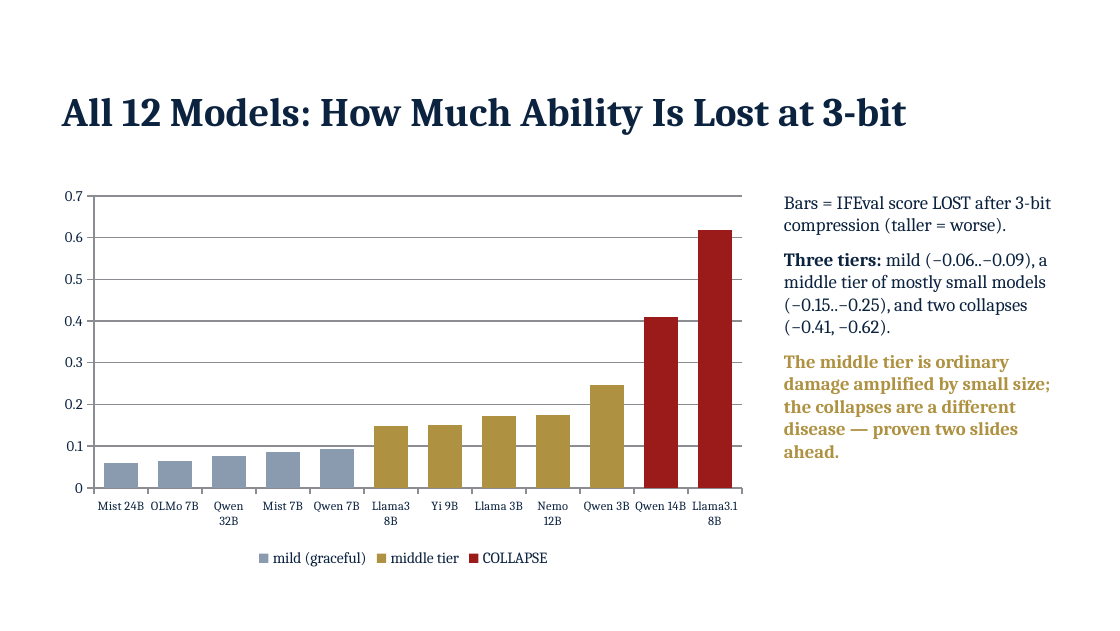
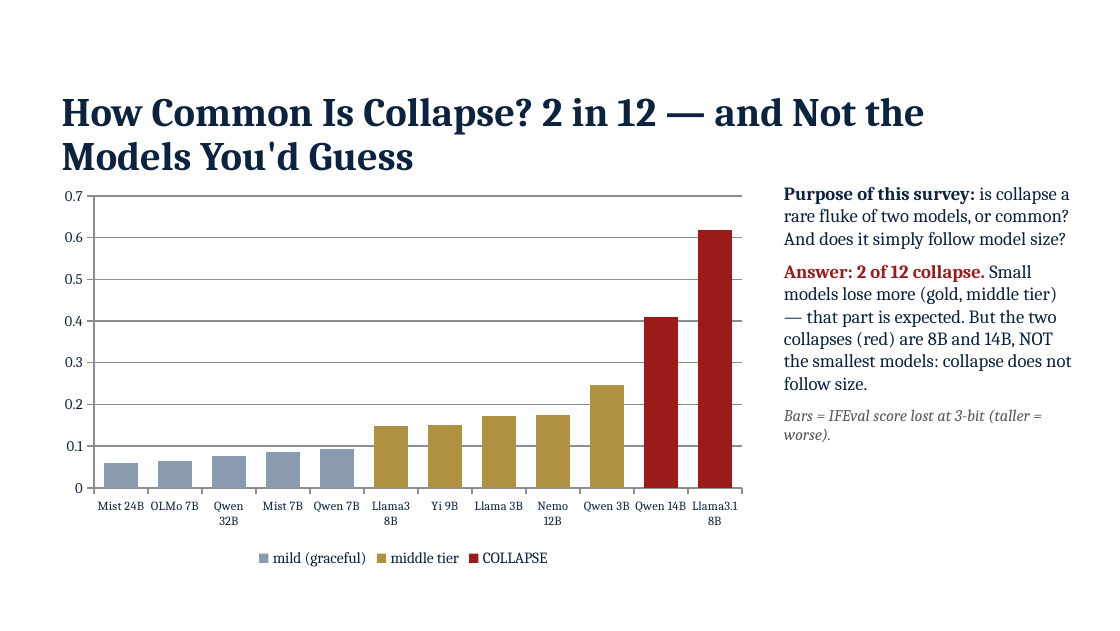
Before and after one commit to JiahaoZheng24/Instruction-Following-Attention-Head-Sensitive, a slide deck: slide 4 of paper/IFH_advisor_update_2026-09-03.pptx. Drawn at 1120x631 pixels with LibreOffice and Linux fonts; fonts in the diff are those of the drawing; background and template pictures are left out. Boxes give left, top, right and bottom in pixels: in the first picture for what was removed or moved away, otherwise in the second. Text is boxed around its words. In the diff, an @@ line names an element or a change of style, - is before the commit and + after.

Commit message:
Deck v5: census purpose clarified, explicit amounts on every control, master table slide

```diff
--- a/paper/IFH_advisor_update_2026-09-03.pptx
+++ b/paper/IFH_advisor_update_2026-09-03.pptx
@@ title at <box>62,98,925,171</box>: text changed @@
-All 12 Models: How Much Ability Is Lost at 3-bit
+How Common Is Collapse? 2 in 12 — and Not the Models You'd Guess
@@ text at <box>784,186,1071,442</box>: text changed @@
-Bars = IFEval score LOST after 3-bit compression (taller = worse).
-Three tiers: mild (−0.06..−0.09), a middle tier of mostly small models (−0.15..−0.25), and two collapses (−0.41, −0.62).
-The middle tier is ordinary damage amplified by small size; the collapses are a different disease — proven two slides ahead.
+Purpose of this survey: is collapse a rare fluke of two models, or common? And does it simply follow model size?
+Answer: 2 of 12 collapse. Small models lose more (gold, middle tier) — that part is expected. But the two collapses (red) are 8B and 14B, NOT the smallest models: collapse does not follow size.
+Bars = IFEval score lost at 3-bit (taller = worse).
```
Also in this commit, not shown: 2 other slides changed, 1 slide added.
